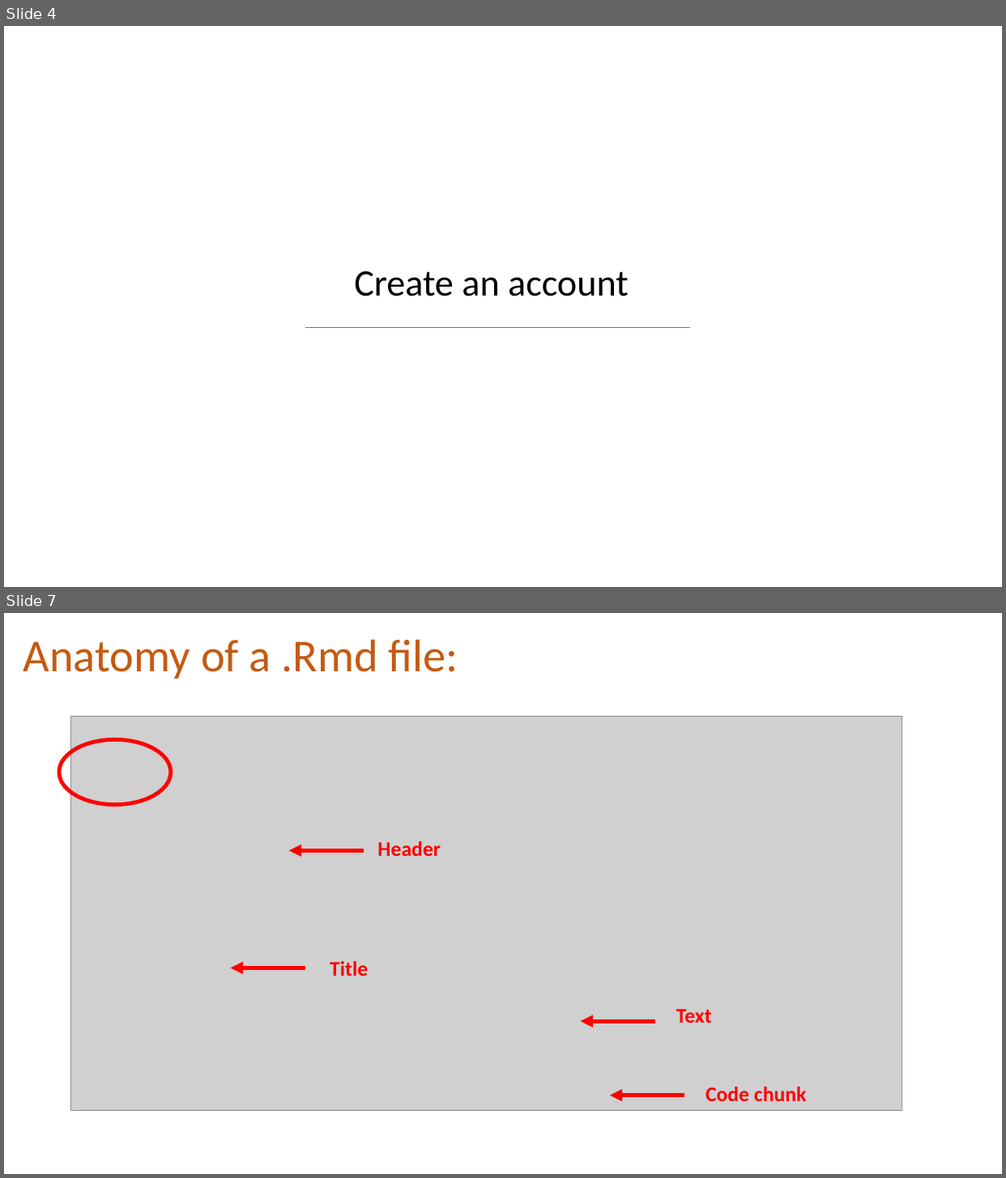
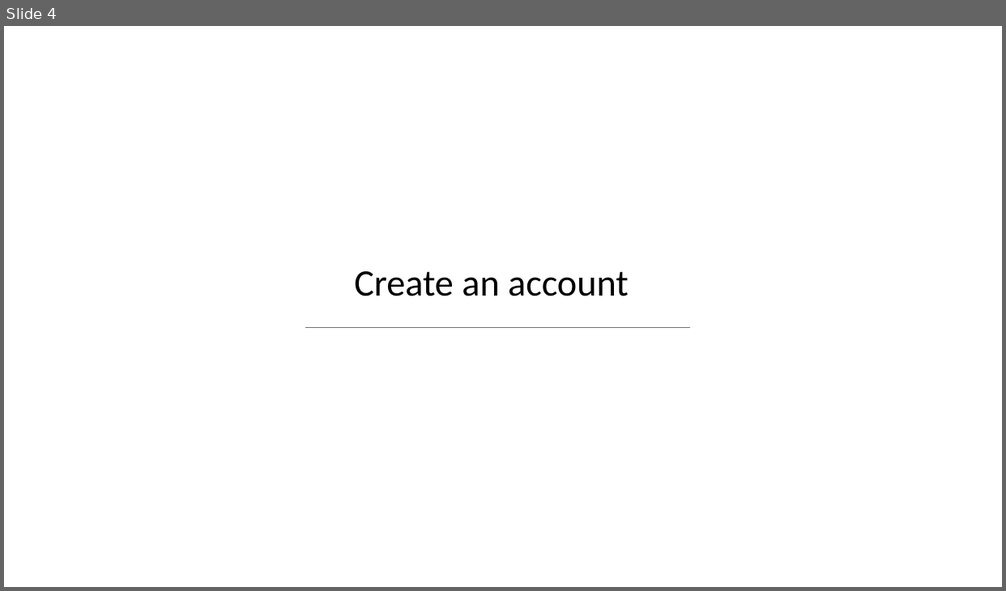
Before and after one commit to holtzy/Teaching, a slide deck: Intro_Github.pptx. Shown one above the other, each under a label of ours: slides 4 and 7 before the commit, slide 4 after it; the slides between them are not shown. The pictures are 1006x1178 and 1006x591 pixels, drawn with LibreOffice and Linux fonts; fonts in the diff are those of the drawing; grey boxes stand for pictures; background and template pictures are left out. Boxes give left, top, right and bottom in pixels: in the first picture for what was removed or moved away, otherwise in the second. Text is boxed around its words. In the diff, an @@ line names an element or a change of style, - is before the commit and + after.

```diff
--- a/Intro_Github.pptx
+++ b/Intro_Github.pptx
@@ slide 7 removed at bbox=[4, 613, 1002, 1174], background #FFFFFF @@
@@ text removed at bbox=[23, 639, 458, 679] @@
-Anatomy of a .Rmd file:
@@ picture removed at bbox=[70, 717, 902, 1111] @@
@@ ellipse removed at bbox=[59, 739, 171, 805] @@
@@ arrow removed from (364, 851) to (289, 851) @@
@@ text removed at bbox=[377, 841, 441, 856] @@
-Header
@@ arrow removed from (305, 969) to (231, 969) @@
@@ text removed at bbox=[330, 961, 368, 976] @@
-Title
@@ arrow removed from (655, 1022) to (581, 1022) @@
@@ text removed at bbox=[676, 1009, 712, 1023] @@
-Text
@@ arrow removed from (684, 1096) to (610, 1096) @@
@@ text removed at bbox=[705, 1087, 806, 1101] @@
-Code chunk
```
Also in this commit, not shown: 1 slide changed, 5 slides added, 2 other slides removed.
